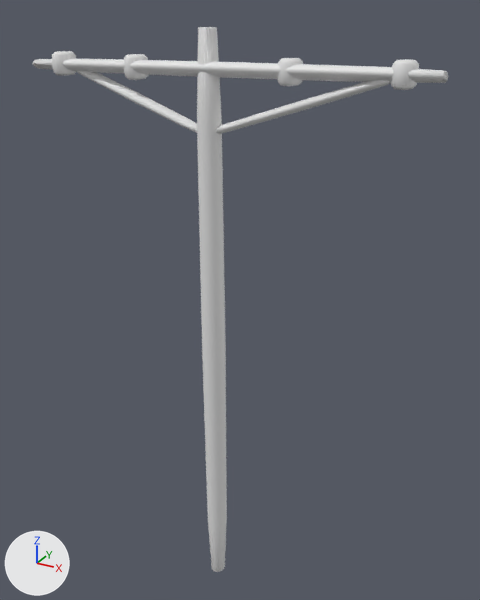
Renders of the OBJ model Sustainable Transport/Sustainable Transport/Models/poste/poste.obj from each side of a commit.
Rendered twice from a camera (50 mm lens) standing at (3.9, -4.75, 7.83) and looking at (0.21, 1.96, 4.48). The axes (+X, +Y, +Z) are drawn at lower left. The lights are the same throughout. Materials are left out; every surface is plain grey. Where no turn or scale is listed for an object, it has been applied to the vertices.

Names of what the first picture shows: 'poste'.
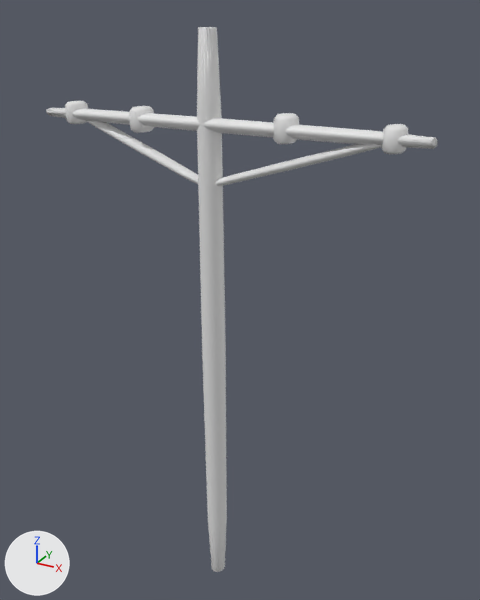
The change, as JSON lines over the scene's bpy script:
```json
{"block": "me_poste", "where": "# used by ob_poste; location = (0.0, 0.0, 0.0)"}
{"op": "remove", "block": "me_poste", "code": "me_poste.from_pydata(...)  # 1616 vertices, 3200 faces; spans x -2.28..2.46, y 1.34..1.92, z 0.25..7.65"}
{"op": "add", "block": "me_poste", "code": "me_poste.from_pydata(...)  # 1616 vertices, 3200 faces; spans x -2.29..2.47, y 1.46..1.79, z 0.25..7.65"}
{"block": "me_poste", "change": "me_poste part 1: the loose piece of 202 vertices spanning x -2.0..-1.75, y 1.34..1.64, z 7.11..7.37 is moved by (-0.01, 0.14, -0.58)"}
{"block": "me_poste", "change": "me_poste part 2: the loose piece of 202 vertices spanning x -2.28..2.46, y 1.39..1.9, z 7.15..7.32 is turned -3.8 degrees about the z axis through its middle, then moved by (0.0, -0.01, -0.58)"}
{"block": "me_poste", "change": "me_poste part 3: the loose piece of 202 vertices spanning x -0.04..2.09, y 1.56..1.83, z 6.53..7.28 is turned -3.8 degrees about the z axis through its middle, then moved by (0.0, -0.08, -0.58)"}
{"block": "me_poste", "change": "me_poste part 4: the loose piece of 202 vertices spanning x 0.81..1.05, y 1.55..1.84, z 7.11..7.37 is turned 14.4 degrees about the z axis through its middle and scaled by 1.1, then moved by (0.0, -0.07, -0.55)"}
{"block": "me_poste", "change": "me_poste part 5: the loose piece of 202 vertices spanning x -1.83..-0.02, y 1.47..1.65, z 6.55..7.26 is turned -3.8 degrees about the z axis through its middle, then moved by (0.0, 0.05, -0.58)"}
{"block": "me_poste", "change": "me_poste part 6: the loose piece of 202 vertices spanning x -1.02..-0.78, y 1.43..1.72, z 7.1..7.36 is turned 7.3 degrees about the z axis through its middle and scaled by 1.07, then moved by (0.0, 0.05, -0.58)"}
{"block": "me_poste", "change": "me_poste part 7: a new loose piece of 202 vertices spanning x 1.97..2.2, y 1.48..1.78, z 6.55..6.81"}
{"block": "me_poste", "change": "me_poste part 8: the loose piece of 202 vertices spanning x 1.96..2.2, y 1.62..1.92, z 7.13..7.39 is deleted"}
```

What differs and where, as boxes [x1, y1, x2, y2] in the pictures (480 x 600 px; the box of a moved part takes in the faces that stretch with it):
```json
{"object": "poste", "change": "reshaped", "before": [33, 27, 448, 572], "after": [46, 27, 438, 572]}
{"part": 1, "of": "me_poste", "change": "moved or reshaped", "before": [52, 51, 76, 76], "after": [65, 101, 88, 124]}
{"part": 2, "of": "me_poste", "change": "moved or reshaped", "before": [33, 59, 448, 83], "after": [46, 108, 438, 149]}
{"part": 3, "of": "me_poste", "change": "moved or reshaped", "before": [216, 80, 391, 134], "after": [216, 144, 382, 186]}
{"part": 4, "of": "me_poste", "change": "moved or reshaped", "before": [277, 58, 303, 86], "after": [273, 113, 299, 144]}
{"part": 5, "of": "me_poste", "change": "moved or reshaped", "before": [76, 71, 197, 133], "after": [86, 120, 198, 184]}
{"part": 6, "of": "me_poste", "change": "moved or reshaped", "before": [124, 54, 149, 80], "after": [129, 106, 154, 133]}
{"part": 7, "of": "me_poste", "change": "added", "after": [382, 124, 408, 154]}
{"part": 8, "of": "me_poste", "change": "deleted", "before": [391, 59, 419, 90]}
```
